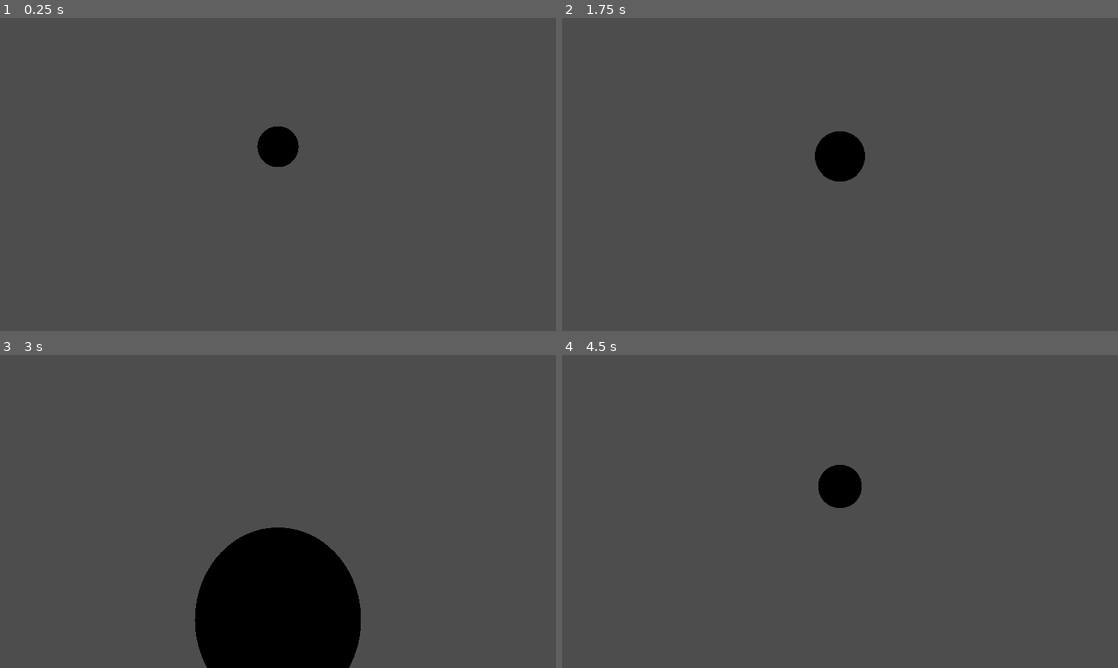
Above: before the commit, frames 1-4 (two rows, left to right).
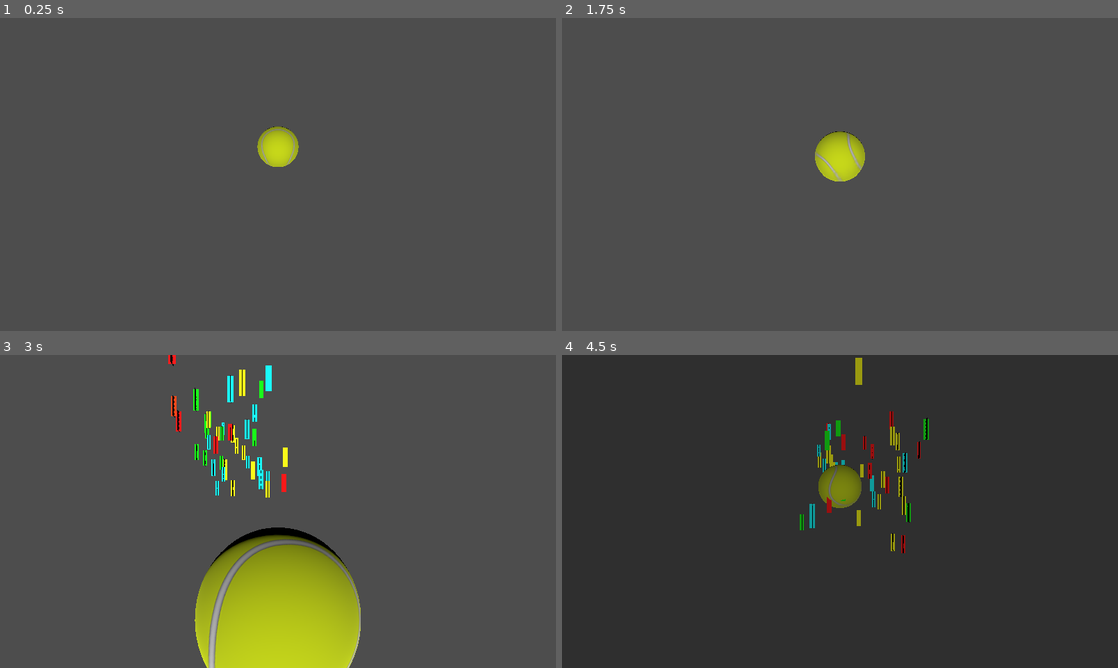
Above: after the commit, the same moments.

Repository: boredchef/bounce-back
Game: Godot game, scene res://Levels/level_4.tscn
Same seed, same stepped clock (60 frames per second), same inputs: the game is played once before the commit and once after it. This scene is started directly instead of the project's main scene.
Inputs:
- Up to frame 1 (0.25 s): no input
- Up to frame 2 (1.75 s): tap Enter at 0.5 s; hold D (Right) 0.53-1.28 s; tap Space at 1.25 s; hold S (Down) from 1.28 s (still down)
- Up to frame 3 (3 s): release S (Down) at 2.03 s; hold D (Right) 2.03-2.78 s; hold W (Up) from 2.78 s (still down)
- Up to frame 4 (4.5 s): release W (Up) at 3.53 s; hold A (Left) from 3.53 s (still down)

The runs differ from the first frame. In frame 1, 0.8% of the frame differs, in the area x 46-54%, y 34-48%; in frame 2, 1.1%; in frame 3, 13%; in frame 4, 100%, in the area x 0-100%, y 0-100%.

Commit message:
Some Lvl 4 and you can win now kinda

Diff:
--- a/bounce-back/Function Scenes (Menu, UI, etc)/Menu/menu.gd
+++ b/bounce-back/Function Scenes (Menu, UI, etc)/Menu/menu.gd
@@ -1,6 +1,7 @@
 extends Node2D
 
 
+@onready var audio = $AudioStreamPlayer
 
 func _on_play_pressed() -> void:
 	GameController.playing = true
--- a/bounce-back/Function Scenes (Menu, UI, etc)/Menu/menu.tscn
+++ b/bounce-back/Function Scenes (Menu, UI, etc)/Menu/menu.tscn
@@ -1,23 +1,38 @@
 [gd_scene format=3 uid="uid://8ac3os8tdstc"]
 
 [ext_resource type="Script" uid="uid://b7gask4lbbnko" path="res://Function Scenes (Menu, UI, etc)/Menu/menu.gd" id="1_k4aaf"]
+[ext_resource type="Texture2D" uid="uid://dvpx0iqtdutoj" path="res://Sprites/bluestripeback.png" id="2_23nvj"]
 
 [node name="Menu" type="Node2D" unique_id=2139926848]
 script = ExtResource("1_k4aaf")
 
+[node name="Bluestripeback" type="Sprite2D" parent="." unique_id=2054561999]
+position = Vector2(960, 540)
+texture = ExtResource("2_23nvj")
+
 [node name="Play" type="Button" parent="." unique_id=1204671163]
-offset_left = 916.0
-offset_top = 306.0
-offset_right = 999.0
-offset_bottom = 352.0
+offset_left = 832.0
+offset_top = 269.0
+offset_right = 1086.4131
+offset_bottom = 410.0
 text = "Play"
 
 [node name="Quit" type="Button" parent="." unique_id=2115562724]
-offset_left = 863.0
-offset_top = 481.0
-offset_right = 1057.0
-offset_bottom = 530.0
-text = "Quit pretty please"
+offset_left = 833.0
+offset_top = 433.0
+offset_right = 1085.0
+offset_bottom = 574.0
+text = "Quit"
+
+[node name="Label" type="Label" parent="." unique_id=1908898687]
+offset_right = 1920.0
+offset_bottom = 92.0
+theme_override_font_sizes/font_size = 94
+text = "Select Option"
+horizontal_alignment = 1
+vertical_alignment = 1
+
+[node name="AudioStreamPlayer" type="AudioStreamPlayer" parent="." unique_id=1134108473]
 
 [connection signal="pressed" from="Play" to="." method="_on_play_pressed"]
 [connection signal="pressed" from="Quit" to="." method="_on_quit_pressed"]
--- a/bounce-back/Function Scenes (Menu, UI, etc)/confetti.tscn
+++ b/bounce-back/Function Scenes (Menu, UI, etc)/confetti.tscn
@@ -38,6 +38,7 @@
 [node name="Confetti" type="Node3D" unique_id=564097815]
 
 [node name="GPUParticles3D" type="GPUParticles3D" parent="." unique_id=1623372951]
+emitting = false
 amount = 40
 explosiveness = 1.0
 trail_enabled = true
--- a/bounce-back/Levels/level_10.tscn
+++ /dev/null
@@ -1,21 +0,0 @@
-[gd_scene format=3 uid="uid://dhoocaj3jd7uf"]
-
-[ext_resource type="PackedScene" uid="uid://dpyakersvlvjj" path="res://Elements/Player/player.tscn" id="1_s60kp"]
-[ext_resource type="PackedScene" uid="uid://b8gsngfeph8cp" path="res://Elements/Trampoline on God/lava.tscn" id="2_iqjs3"]
-
-[sub_resource type="WorldBoundaryShape3D" id="WorldBoundaryShape3D_tb2w5"]
-
-[node name="Level10" type="Node3D" unique_id=1054611165]
-
-[node name="Player" parent="." unique_id=526610686 instance=ExtResource("1_s60kp")]
-transform = Transform3D(1, 0, 0, 0, 1, 0, 0, 0, 1, 0, 1.5283334, 0)
-
-[node name="Lava" parent="." unique_id=1199304911 instance=ExtResource("2_iqjs3")]
-
-[node name="Camera3D" type="Camera3D" parent="." unique_id=273959627]
-transform = Transform3D(1, 0, 0, 0, 1, 0, 0, 0, 1, 0, 1.1627378, 7.3609214)
-
-[node name="StaticBody3D" type="StaticBody3D" parent="." unique_id=2075094306]
-
-[node name="CollisionShape3D" type="CollisionShape3D" parent="StaticBody3D" unique_id=39013375]
-shape = SubResource("WorldBoundaryShape3D_tb2w5")
--- a/bounce-back/Levels/level_4.tscn
+++ b/bounce-back/Levels/level_4.tscn
@@ -1,7 +1,22 @@
 [gd_scene format=3 uid="uid://cx8r6smrr8iqv"]
 
 [ext_resource type="PackedScene" uid="uid://dpyakersvlvjj" path="res://Elements/Player/player.tscn" id="1_ftfcu"]
+[ext_resource type="PackedScene" uid="uid://do028lkniieeb" path="res://level_complete.tscn" id="2_e78ah"]
+
+[sub_resource type="WorldBoundaryShape3D" id="WorldBoundaryShape3D_tb2w5"]
 
 [node name="Level4" type="Node3D" unique_id=719727806]
 
 [node name="Player" parent="." unique_id=526610686 instance=ExtResource("1_ftfcu")]
+
+[node name="StaticBody3D" type="StaticBody3D" parent="." unique_id=244245329]
+transform = Transform3D(1, 0, 0, 0, 1, 0, 0, 0, 1, 0, -1.1946962, 0)
+
+[node name="CollisionShape3D" type="CollisionShape3D" parent="StaticBody3D" unique_id=488299449]
+shape = SubResource("WorldBoundaryShape3D_tb2w5")
+
+[node name="DirectionalLight3D" type="DirectionalLight3D" parent="." unique_id=1162187964]
+transform = Transform3D(1, 0, 0, 0, 1, 0, 0, 0, 1, 0, 10.4392605, 0)
+
+[node name="Area3D" parent="." unique_id=536826463 instance=ExtResource("2_e78ah")]
+transform = Transform3D(1, 0, 0, 0, 1, 0, 0, 0, 1, 6.422295, 0, 0)
--- a/bounce-back/level_complete.gd
+++ b/bounce-back/level_complete.gd
@@ -1,12 +1,15 @@
 extends Area3D
 
-@onready var confetti: GPUParticles3D = $confetti
+@onready var confetti: GPUParticles3D = $Confetti/GPUParticles3D
 
 func _on_body_entered(body: Node3D) -> void:
 	print(body.name)
-	if body.name == "player":
+	if body.name == "Player":
+		$"CollisionShape3D".disabled = true
 		confetti.emitting = true
-		print("entered")
+		$Timer.start(1.5)
 
 func _on_timer_timeout() -> void:
-	print("LOAD NEXT SCENE BUT I DO NOT UNDERSTAND THE SCENE LOADER RN")
+
+	GameController.level_beat = 4
+	SceneLoader.transition_to_scene("res://Function Scenes (Menu, UI, etc)/Level Selection Screen/level_select_screen.tscn")
--- a/bounce-back/level_complete.tscn
+++ b/bounce-back/level_complete.tscn
@@ -1,24 +1,44 @@
 [gd_scene format=3 uid="uid://do028lkniieeb"]
 
 [ext_resource type="Script" uid="uid://cjddpsrda5pvk" path="res://level_complete.gd" id="1_sxtul"]
-[ext_resource type="PackedScene" uid="uid://do8i31yp3gykj" path="res://scene_loader.tscn" id="2_jia4s"]
 
 [sub_resource type="BoxShape3D" id="BoxShape3D_jia4s"]
 size = Vector3(37.89453, 1, 43.47751)
 
-[sub_resource type="ParticleProcessMaterial" id="ParticleProcessMaterial_jia4s"]
+[sub_resource type="Gradient" id="Gradient_rnuwd"]
+interpolation_mode = 1
+offsets = PackedFloat32Array(0, 0.19736843, 0.4473684, 0.7105263, 1)
+colors = PackedColorArray(1, 0, 0, 1, 1, 1, 0, 1, 0, 1, 0, 1, 0, 1, 1, 1, 0, 0, 1, 1)
+
+[sub_resource type="GradientTexture1D" id="GradientTexture1D_tp587"]
+gradient = SubResource("Gradient_rnuwd")
+
+[sub_resource type="ParticleProcessMaterial" id="ParticleProcessMaterial_8wryp"]
 emission_shape = 3
 emission_box_extents = Vector3(1, 1, 1)
 direction = Vector3(0, 1, 0)
-initial_velocity_min = 4.0
-initial_velocity_max = 10.0
+initial_velocity_min = 1.0
+initial_velocity_max = 5.0
+gravity = Vector3(0, -5.03, 0)
+scale_min = 0.099999994
+scale_max = 0.29999998
+color_initial_ramp = SubResource("GradientTexture1D_tp587")
+turbulence_enabled = true
+turbulence_noise_strength = 1.5
+turbulence_noise_scale = 2.0
 
-[sub_resource type="StandardMaterial3D" id="StandardMaterial3D_472by"]
+[sub_resource type="StandardMaterial3D" id="StandardMaterial3D_roa1f"]
+transparency = 1
+cull_mode = 2
+vertex_color_use_as_albedo = true
 billboard_mode = 1
 use_particle_trails = true
 
-[sub_resource type="TubeTrailMesh" id="TubeTrailMesh_xvwna"]
-material = SubResource("StandardMaterial3D_472by")
+[sub_resource type="RibbonTrailMesh" id="RibbonTrailMesh_qlsth"]
+material = SubResource("StandardMaterial3D_roa1f")
+size = 0.1
+sections = 8
+section_length = 0.05
 
 [node name="Area3D" type="Area3D" unique_id=536826463]
 script = ExtResource("1_sxtul")
@@ -27,18 +47,18 @@
 transform = Transform3D(-4.371139e-08, -1, 0, 1, -4.371139e-08, 0, 0, 0, 1, -8.063556e-07, 18.447266, -0.62361145)
 shape = SubResource("BoxShape3D_jia4s")
 
-[node name="confetti" type="GPUParticles3D" parent="." unique_id=583340320]
-emitting = false
-transform_align = 1
-transform_align_channel_filter = 1
-trail_enabled = true
-trail_lifetime = 0.8
-process_material = SubResource("ParticleProcessMaterial_jia4s")
-draw_pass_1 = SubResource("TubeTrailMesh_xvwna")
-
 [node name="Timer" type="Timer" parent="." unique_id=1800066529]
 
-[node name="scene_loader" parent="." unique_id=571933211 instance=ExtResource("2_jia4s")]
+[node name="Confetti" type="Node3D" parent="." unique_id=564097815]
+
+[node name="GPUParticles3D" type="GPUParticles3D" parent="Confetti" unique_id=1623372951]
+emitting = false
+amount = 40
+explosiveness = 1.0
+trail_enabled = true
+trail_lifetime = 0.01
+process_material = SubResource("ParticleProcessMaterial_8wryp")
+draw_pass_1 = SubResource("RibbonTrailMesh_qlsth")
 
 [connection signal="body_entered" from="." to="." method="_on_body_entered"]
 [connection signal="timeout" from="Timer" to="." method="_on_timer_timeout"]
Not shown: 1 places in bounce-back/Function Scenes (Menu, UI, etc)/confetti.tscn that only renumber resources
